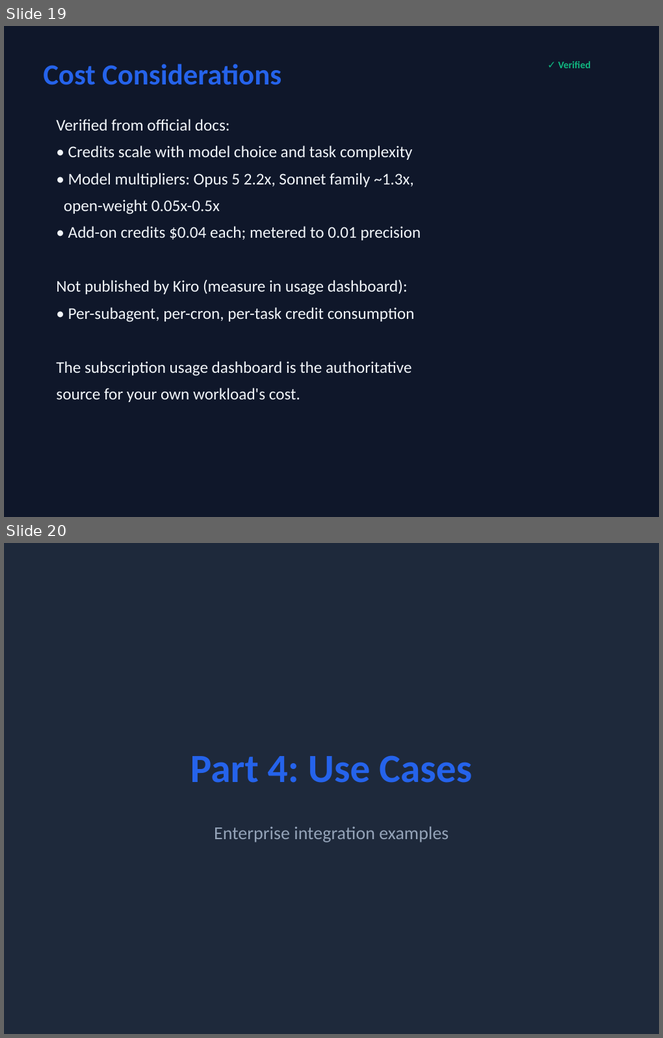
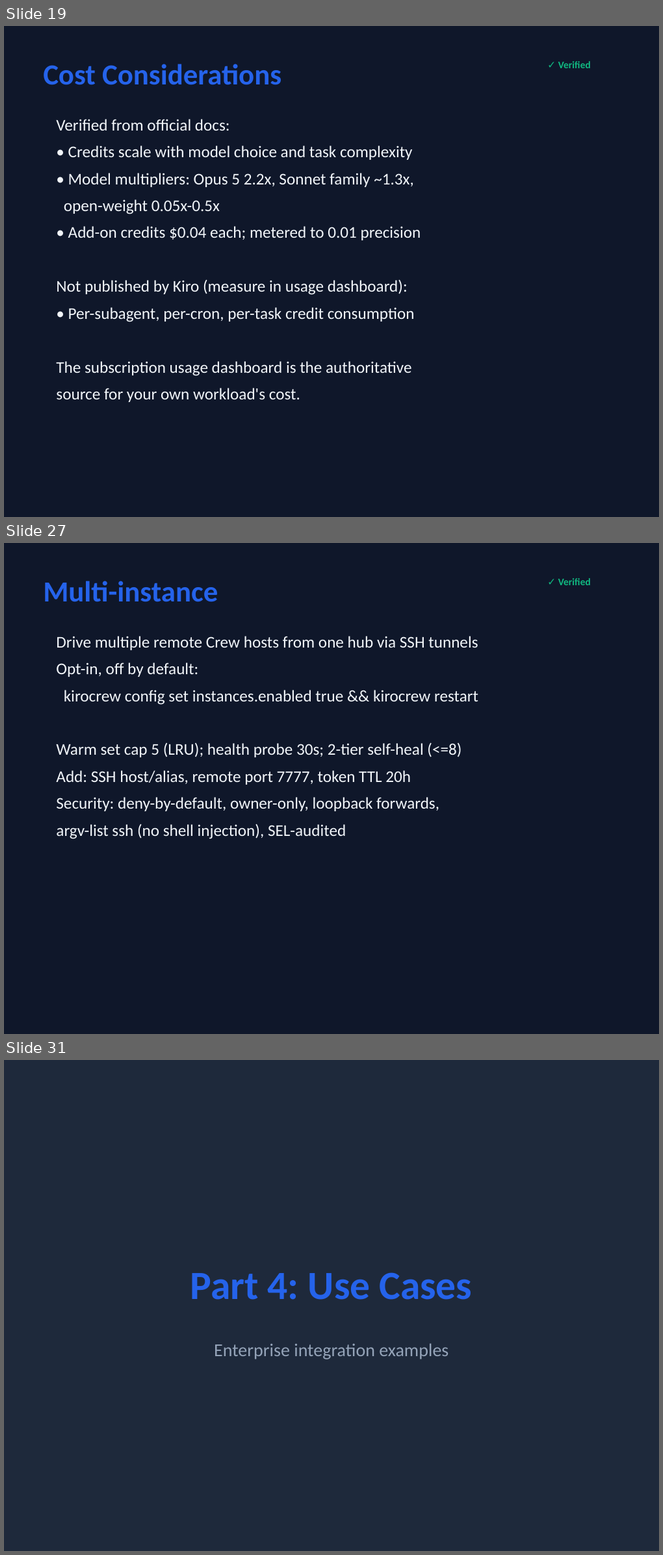
Before and after one commit to timwukp/Kiro-Crew-Training, a slide deck: kiro-crew-training.pptx. Shown one above the other, each under a label of ours: slides 19 and 20 before the commit, slides 19, 27 and 31 after it; the slides between them are not shown. The pictures are 663x1038 and 663x1555 pixels, drawn with LibreOffice and Linux fonts; fonts in the diff are those of the drawing. Boxes give left, top, right and bottom in pixels: in the first picture for what was removed or moved away, otherwise in the second. Text is boxed around its words. In the diff, an @@ line names an element or a change of style, - is before the commit and + after.

Commit message:
Add 10 advanced/enterprise sections (Security, Running 24/7, Interfaces, Chat, Capabilities, Configuration, Multi-instance, Snapshot, Apps, Troubleshooting) for full docs/crew coverage; pptx 29->40 slides

```diff
--- a/kiro-crew-training.pptx
+++ b/kiro-crew-training.pptx
@@ slide 27 added at (x1=4, y1=543, x2=659, y2=1034), background #0F172A @@
@@ text added at (x1=43, y1=581, x2=218, y2=602), 32 pt, text #2563EB, bold @@
+Multi-instance
@@ text added at (x1=558, y1=578, x2=591, y2=585), 11 pt, text #10B981, bold @@
+✓ Verified
@@ text added at (x1=56, y1=636, x2=478, y2=839), 18 pt, text #F1F5F9 @@
+Drive multiple remote Crew hosts from one hub via SSH tunnels
+Opt-in, off by default:
+kirocrew config set instances.enabled true && kirocrew restart
+Warm set cap 5 (LRU); health probe 30s; 2-tier self-heal (<=8)
+Add: SSH host/alias, remote port 7777, token TTL 20h
+Security: deny-by-default, owner-only, loopback forwards,
+argv-list ssh (no shell injection), SEL-audited
@@ what was slide 20 is now slide 31 @@
```
Also in this commit, not shown: 10 other slides added, 2 other files.
